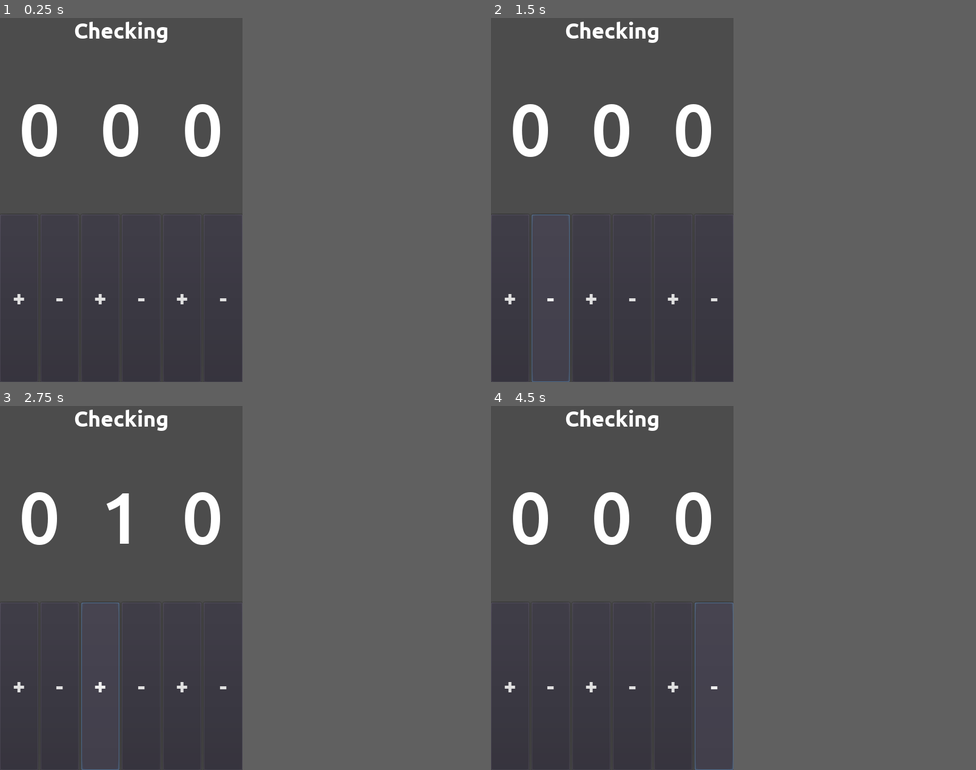
Above: before the commit, frames 1-4 (two rows, left to right).
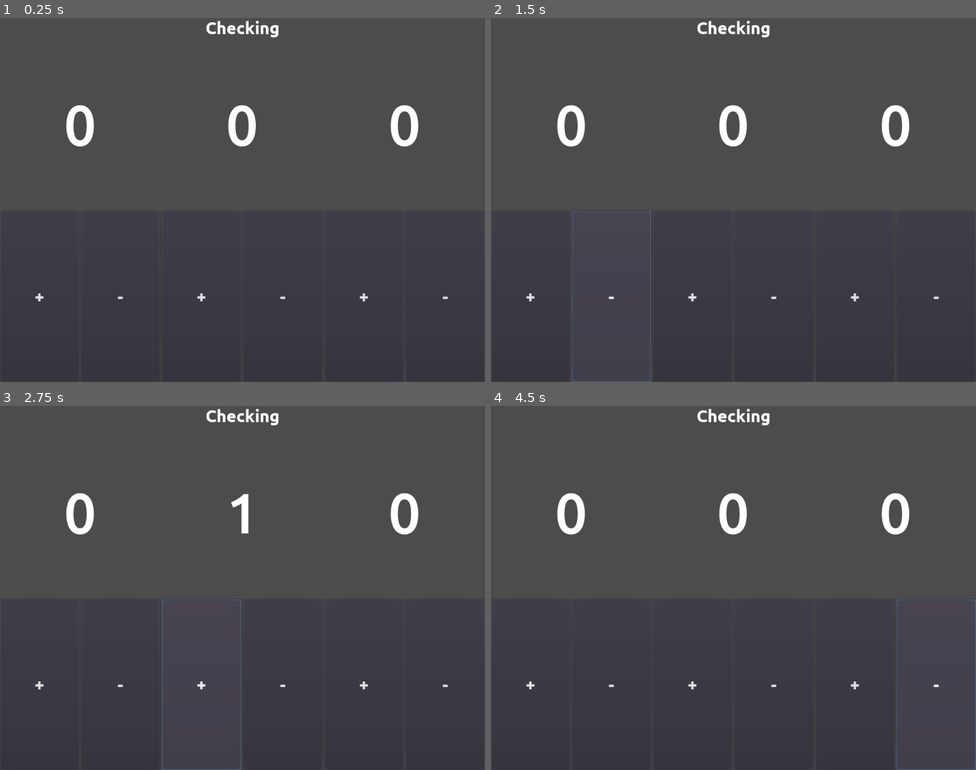
Above: after the commit, the same moments.

Repository: AlchemistPython/GodotPractice
Game: Godot game, scene res://Scenes/LearningUI.tscn
The game is run twice, just before and just after one commit, with the same random seed, the same clock (stepped at 60 frames per second) and the same inputs.
Inputs:
- Up to frame 1 (0.25 s): no input
- Up to frame 2 (1.5 s): click "+" at 0.5 s; click "-" at 1.25 s
- Up to frame 3 (2.75 s): click "+" at 2 s
- Up to frame 4 (4.5 s): click "-" at 2.75 s; click "+" at 3.5 s; click "-" at 4.25 s
In our replay, the window is 400x600 before the commit and 800x600 after it. These sizes can differ from the game's own. Grey fills any space a smaller window leaves; there, only what the larger window draws over its background counts as a difference.

The runs differ from the first frame. In frame 1, 4.0% of the frame differs, in the area x 2-100%, y 0-100%; in frame 2, 4.3%; in frame 3, 3.9%; in frame 4, 4.3%.

Commit message:
Learning kinematic body2D

Diff:
--- /dev/null
+++ b/Scenes/Cannon.tscn
@@ -0,0 +1,7 @@
+[gd_scene format=2]
+
+[node name="Cannon" type="KinematicBody2D"]
+
+[node name="Sprite" type="Sprite" parent="."]
+
+[node name="CollisionShape2D" type="CollisionShape2D" parent="."]
--- a/project.godot
+++ b/project.godot
@@ -14,13 +14,13 @@
 
 [application]
 
-config/name="MarginContainer"
+config/name="Practice"
 run/main_scene="res://Scenes/LearningUI.tscn"
 config/icon="res://icon.png"
 
 [display]
 
-window/size/width=400
+window/size/height=768
 
 [rendering]
 
